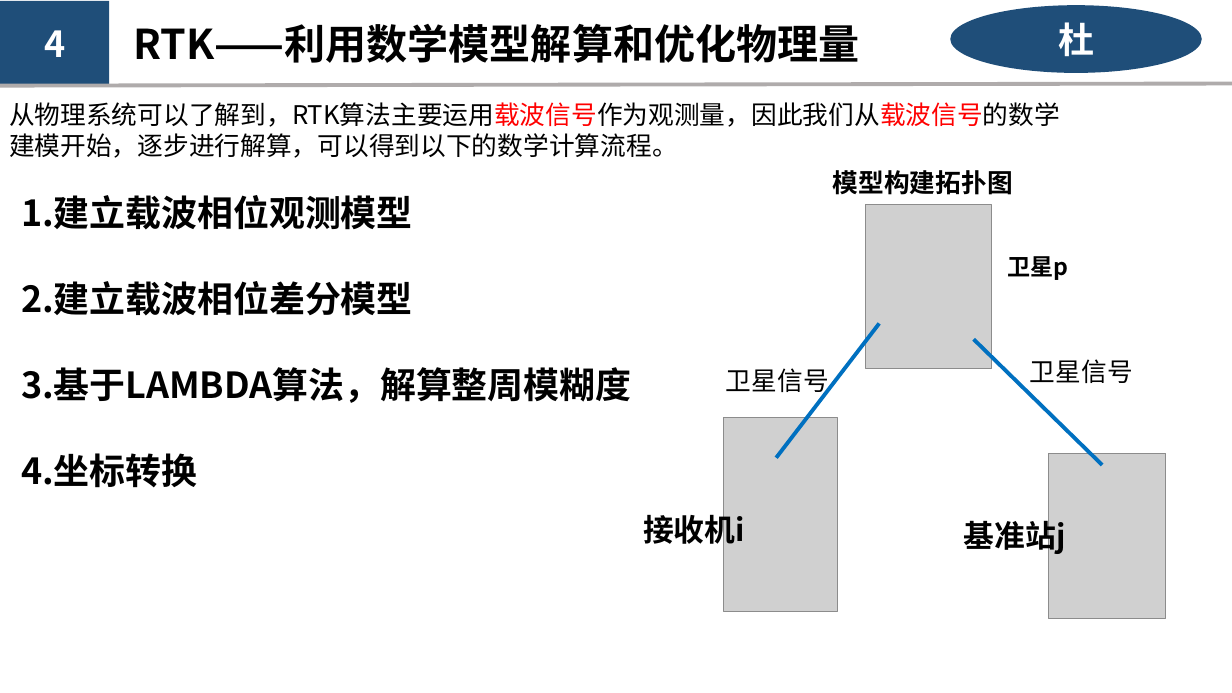
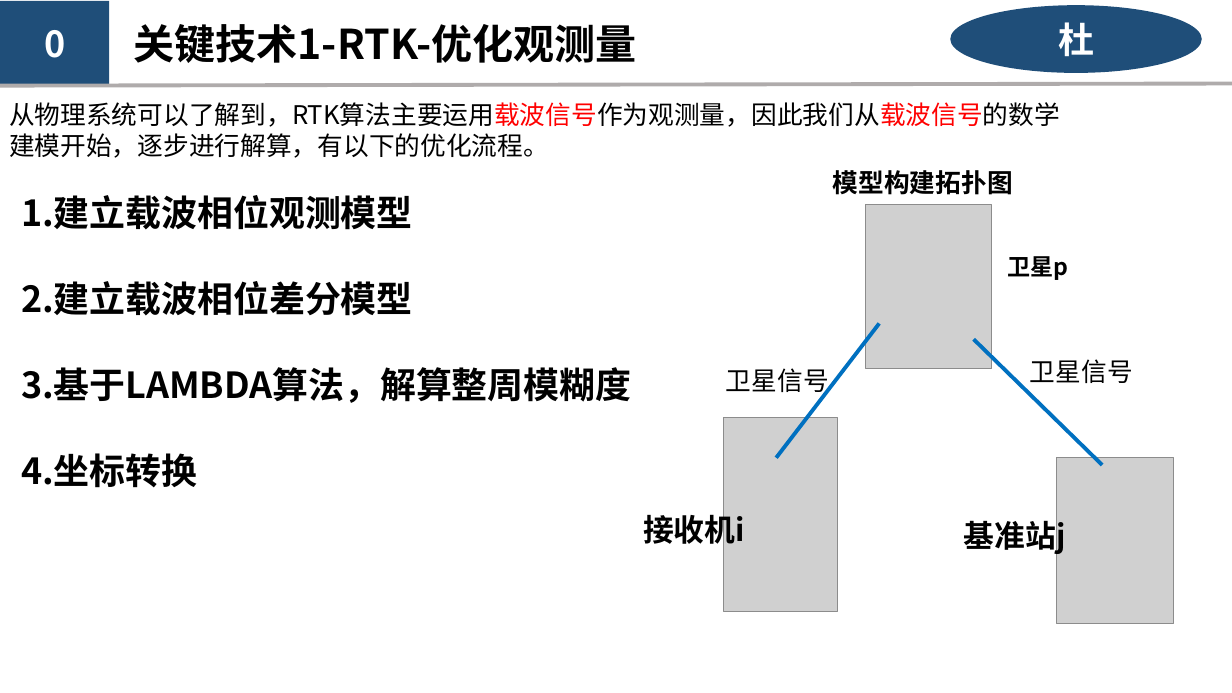
Before and after one commit to kashima19960/ppt-summary, a slide deck: slide 12 of du/RTK-Du.pptx (slide 7 before the commit). Drawn at 1232x693 pixels with LibreOffice and Linux fonts; fonts in the diff are those of the drawing; grey boxes stand for pictures. Boxes give left, top, right and bottom in pixels: in the first picture for what was removed or moved away, otherwise in the second. Text is boxed around its words. In the diff, an @@ line names an element or a change of style, - is before the commit and + after.

```diff
--- a/du/RTK-Du.pptx
+++ b/du/RTK-Du.pptx
@@ text at (133,24,637,63): text changed @@
-RTK——利用数学模型解算和优化物理量
+关键技术1-RTK-优化观测量
@@ text in rectangle at (44,30,65,58): text changed @@
-4
+0
@@ text at (9,102,1060,158): text changed @@
-从物理系统可以了解到，RTK算法主要运用载波信号作为观测量，因此我们从载波信号的数学建模开始，逐步进行解算，可以得到以下的数学计算流程。
+从物理系统可以了解到，RTK算法主要运用载波信号作为观测量，因此我们从载波信号的数学建模开始，逐步进行解算，有以下的优化流程。
@@ picture: place and size @@
-picture at (1049,453,1166,618)
+picture at (1056,457,1174,623)
```
Also in this commit, not shown: 7 other slides changed, 8 slides added, 3 slides removed, 2 other files.
